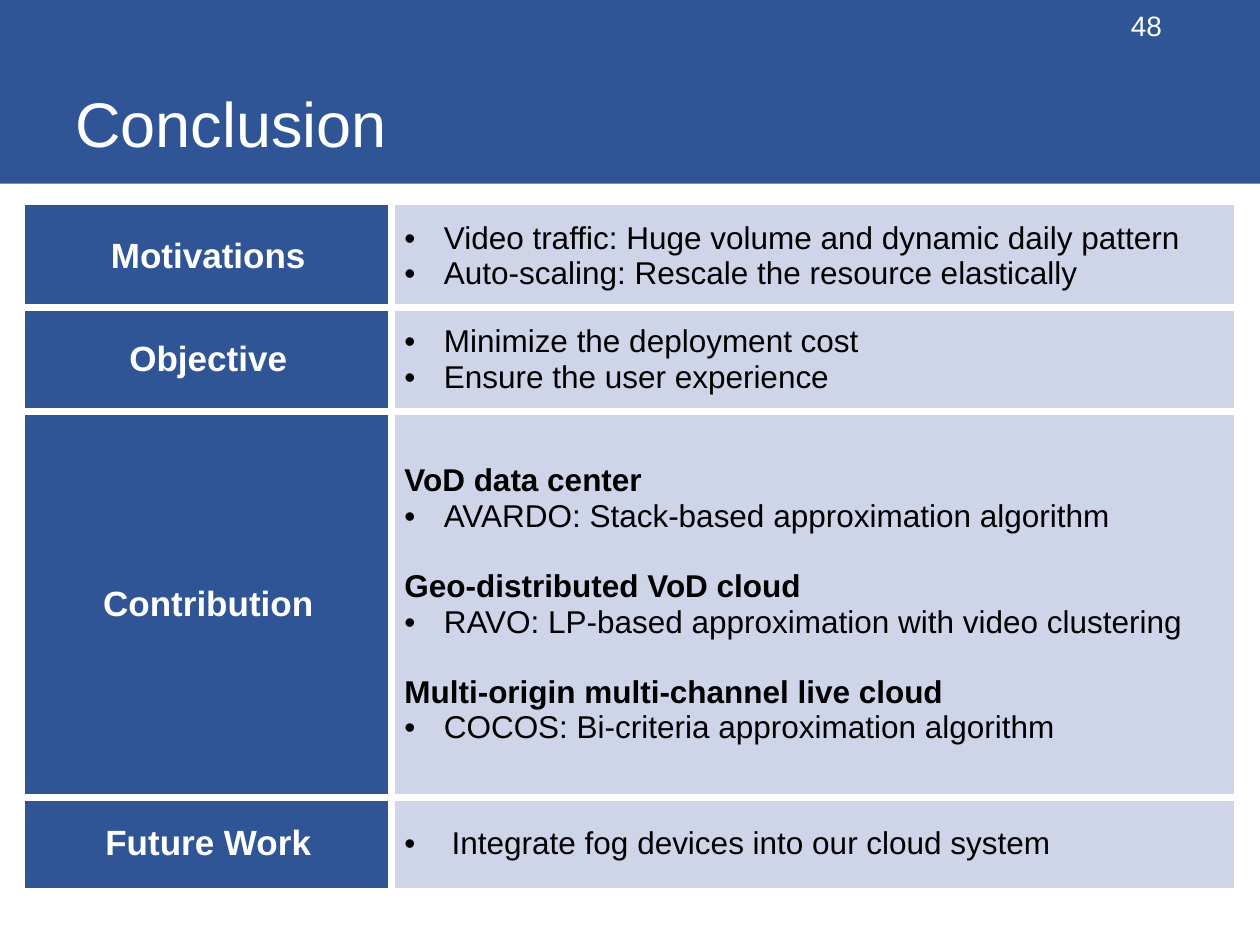
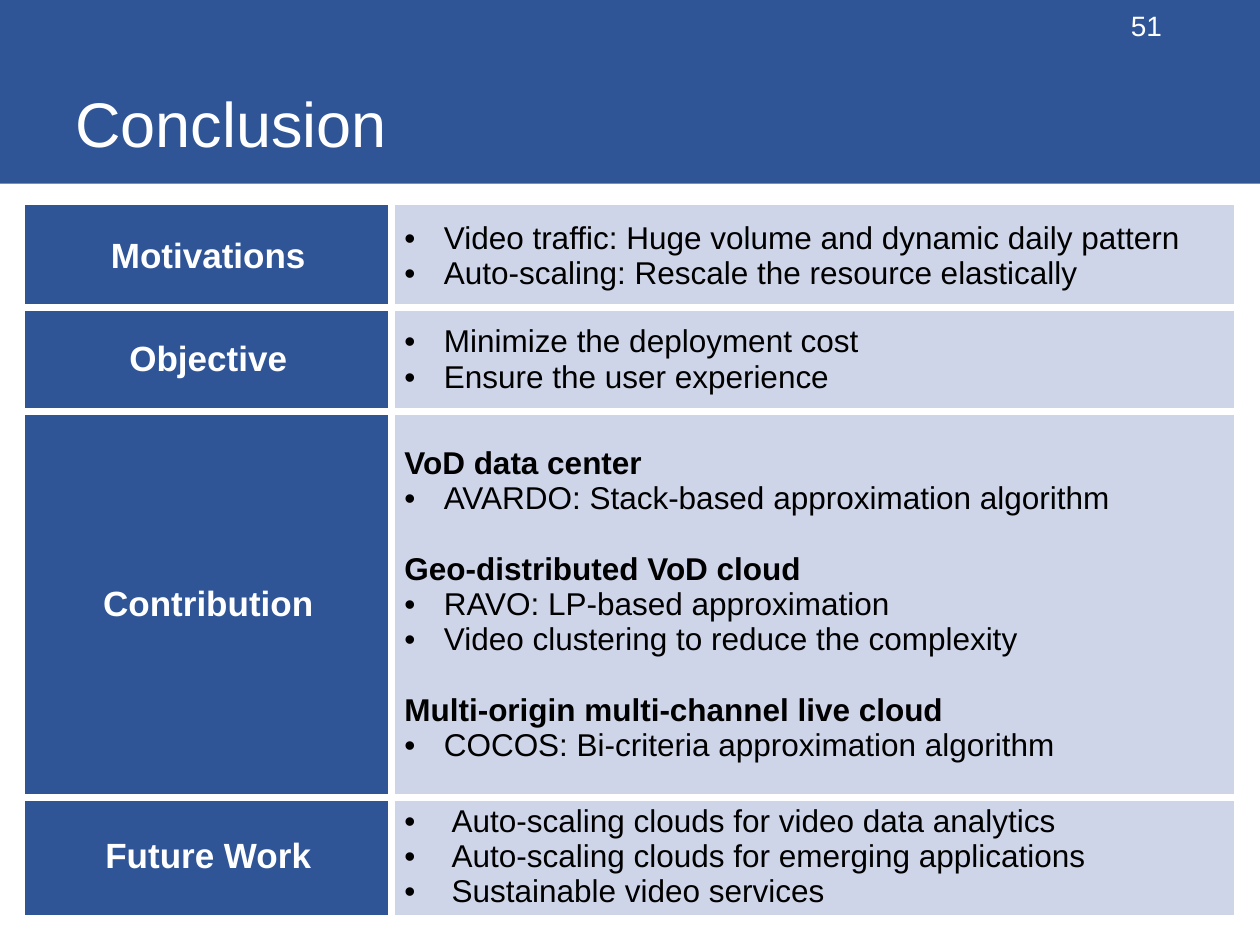
Before and after one commit to changzhangyu/changzhangyu.github.io, a slide deck: slide 51 of files/thesis/thesis.pptx (slide 48 before the commit). Drawn at 1260x945 pixels with LibreOffice and Linux fonts; fonts in the diff are those of the drawing. Boxes give left, top, right and bottom in pixels: in the first picture for what was removed or moved away, otherwise in the second. Text is boxed around its words. In the diff, an @@ line names an element or a change of style, - is before the commit and + after.

```diff
--- a/files/thesis/thesis.pptx
+++ b/files/thesis/thesis.pptx
@@ page number at [1131,16,1162,37]: text changed @@
-48
+51
@@ table at [25,204,1235,924] @@
-row 3, column 2: VoD data center / AVARDO: Stack-based approximation algorithm / Geo-distributed VoD cloud / RAVO: LP-based approximation with video clustering / Multi-origin multi-channel live cloud / COCOS: Bi-criteria approximation algorithm
+row 3, column 2: VoD data center / AVARDO: Stack-based approximation algorithm / Geo-distributed VoD cloud / RAVO: LP-based approximation / Video clustering to reduce the complexity / Multi-origin multi-channel live cloud / COCOS: Bi-criteria approximation algorithm
-row 4, column 2: Integrate fog devices into our cloud system
+row 4, column 2: Auto-scaling clouds for video data analytics / Auto-scaling clouds for emerging applications / Sustainable video services
```
Also in this commit, not shown: 29 other slides changed, 7 slides added, 1 slide removed, 1 other file.
